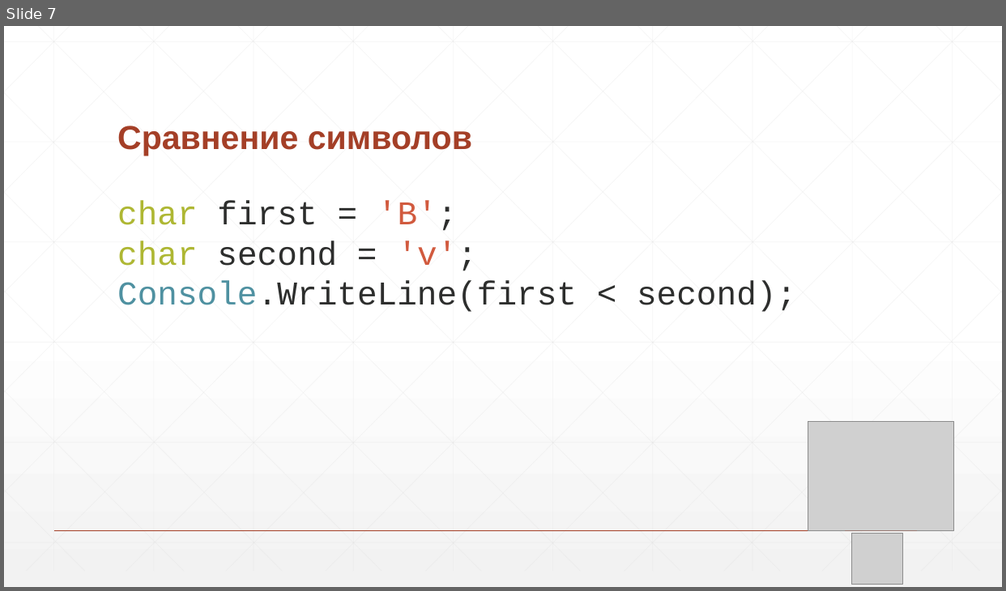
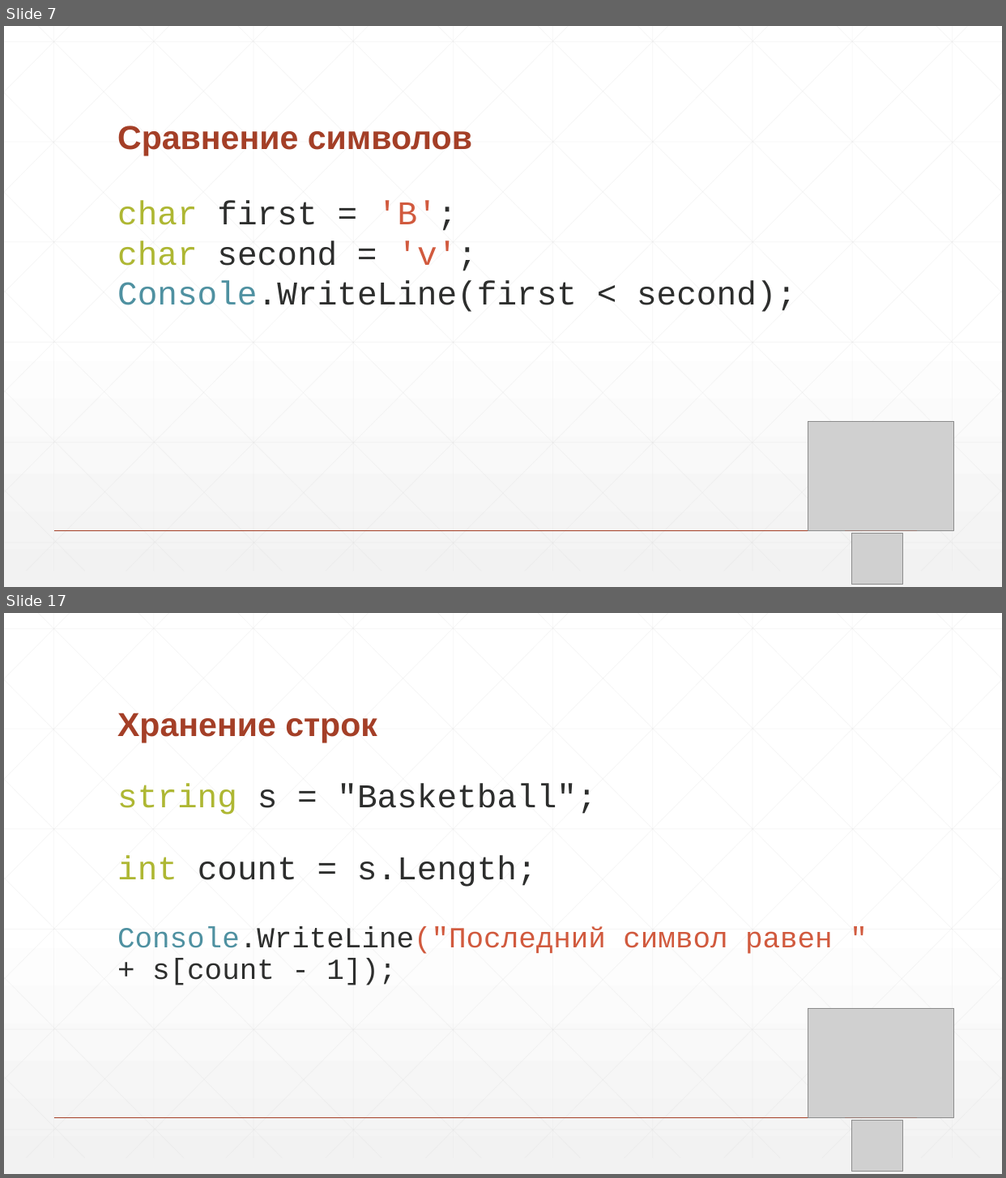
Before and after one commit to nVinz/CSharp-Course, a slide deck: 5 - Строки и символы.pptx. Shown one above the other, each under a label of ours: slide 7 before the commit, slides 7 and 17 after it; the slides between them are not shown. The pictures are 1006x591 and 1006x1178 pixels, drawn with LibreOffice and Linux fonts; fonts in the diff are those of the drawing; grey boxes stand for pictures. Boxes give left, top, right and bottom in pixels: in the first picture for what was removed or moved away, otherwise in the second. Text is boxed around its words. In the diff, an @@ line names an element or a change of style, - is before the commit and + after.

```diff
--- a/5 - Строки и символы.pptx
+++ b/5 - Строки и символы.pptx
@@ slide 17 added at bbox=[4, 613, 1002, 1174], background gradient #FFFFFF to #F2F2F2; not listed: 47 template elements that a slide beside it also shows @@
@@ title added at bbox=[117, 713, 377, 743], 32 pt, text #A43F27, bold @@
+Хранение строк
@@ text added at bbox=[117, 783, 833, 986], 28 pt, text #2D2E2D @@
+string s = "Basketball";
+int count = s.Length;
+Console.WriteLine("Последний символ равен " + s[count - 1]);
@@ picture added at bbox=[808, 1009, 953, 1118] @@
@@ picture added at bbox=[851, 1121, 902, 1171] @@
```
Also in this commit, not shown: 24 other slides added, 27 slides removed, 3 other files.
